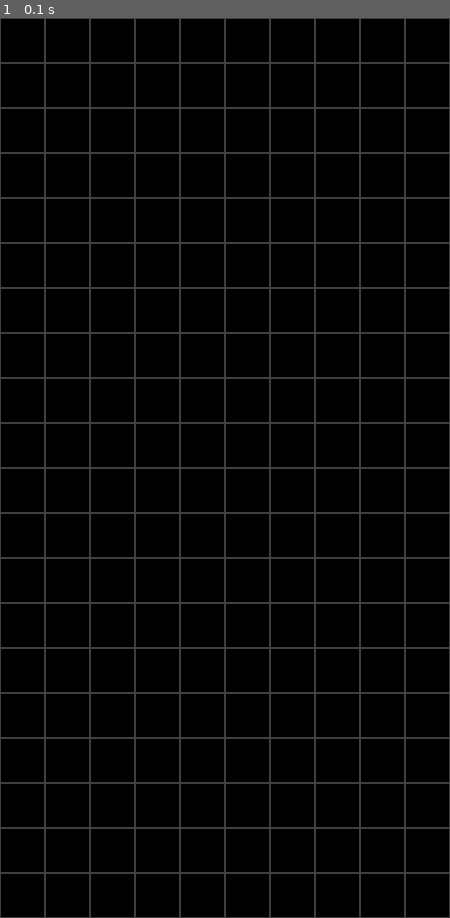
Above: before the commit, frame 1.
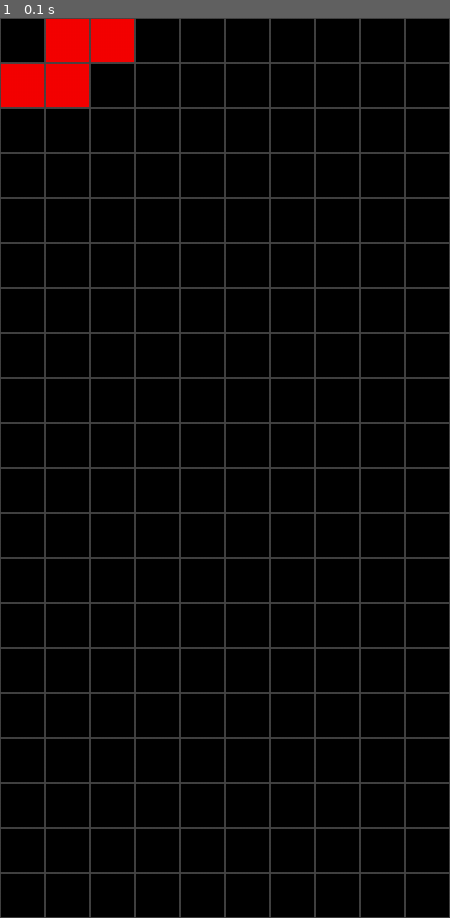
Above: after the commit, the same moment.

Repository: Dymoxz/TetrisAI
Game: pygame game, started from improved.py
Same seed, same stepped clock (60 frames per second), same inputs: the game is played once before the commit and once after it.
Inputs:
- Up to frame 1 (0.1 s): no input

The runs differ from the first frame. In frame 1, 1.8% of the frame differs, in the area x 0-30%, y 0-10%.

Commit message:
Update improved.py

Diff:
--- a/improved.py
+++ b/improved.py
@@ -1,7 +1,7 @@
 from ast import excepthandler
 import pygame
 import random
-
+import time
 #initalize pygame window
 pygame.init()
 width, height = 480, 960
@@ -128,6 +128,9 @@
 
 
 def initShapes(shapeee):
+
+    # create rotated versions of shape
+    # add the rotated version to a new list called fullShapes
     for shape in shapeee:
         shape2 = []
         for rotShape in shape:
@@ -141,6 +144,7 @@
 
         fullShapes.append(shape2)
 
+    # ger the relative coords of all the shapes
     fullShapesCoordsREL = []
     for shapes in fullShapes:
         shapeList = []
@@ -153,65 +157,61 @@
                         rotList.append(coord)
             shapeList.append(rotList)
         fullShapesCoordsREL.append(shapeList)
-    return fullShapesCoordsREL
-
+
+    # get all the minimum x and y values of all the shapes
+    allMinXY = []
+    for shape in fullShapesCoordsREL:
+        shapeMinXY = []
+        for rotation in shape:
+            xList = []
+            yList = []
+            for coord in rotation:
+                xList.append(coord[0])
+                yList.append(coord[1])
+            xMin = min(xList)
+            yMin = min(yList)
+            shapeMinXY.append([xMin,yMin])
+        allMinXY.append(shapeMinXY)
+
+    # move all the shapes so they are closest to the top left (0,0)
+    allNew = []
+    for shapeI in range(len(fullShapesCoordsREL)):
+        newShape = []
+        for rotI in range(len(fullShapesCoordsREL[shapeI])):
+            newRotation = []
+            for coordI in range(len(fullShapesCoordsREL[shapeI][rotI])):
+                newCoord = []
+                newCoord = [fullShapesCoordsREL[shapeI][rotI][coordI][0] - allMinXY[shapeI][rotI][0], fullShapesCoordsREL[shapeI][rotI][coordI][1] - allMinXY[shapeI][rotI][1]]
+                newRotation.append(newCoord)
+            newShape.append(newRotation)
+        allNew.append(newShape)
+    return allNew
+
+
+# get all the data from the shapes
 allShapesCoordsREL = initShapes(shapes)
-
-
-# [[2,1],[1,2],[2,2],[3,2]]
-
-# laagste y = [2,1]
-# 0 -> 1 = 1
-# yOffset = 1
-
-# laagste x = [1,2]
-# 0 -> 1 = 1
-# xOffset = 1
-
-# for elke coordinaat-
-# offset met x en y offset
-MIN = []
-MAX = []
-allMinXY = []
-for shape in allShapesCoordsREL:
-    shapeMinXY = []
-    for rotation in shape:
-        xList = []
-        yList = []
-        for coord in rotation:
-            xList.append(coord[0])
-            yList.append(coord[1])
-        xMin = min(xList)
-        yMin = min(yList)
-        shapeMinXY.append([xMin,yMin])
-    allMinXY.append(shapeMinXY)
-
-allNew = []
-for shapeI in range(len(allShapesCoordsREL)):
-    newShape = []
-    for rotI in range(len(allShapesCoordsREL[shapeI])):
-        newRotation = []
-        for coordI in range(len(allShapesCoordsREL[shapeI][rotI])):
-            newCoord = []
-            # allShapesCoordsREL[shapeI][rotI][coordI][0] += allMinXY[shapeI][rotI][0][0]
-            # allShapesCoordsREL[shapeI][rotI][coordI][1] += allMinXY[shapeI][rotI][0][1]
-            # print(allShapesCoordsREL[shapeI][rotI][coordI])
-            # print(allMinXY[shapeI][rotI])
-            newCoord = [allShapesCoordsREL[shapeI][rotI][coordI][0] - allMinXY[shapeI][rotI][0], allShapesCoordsREL[shapeI][rotI][coordI][1] - allMinXY[shapeI][rotI][1]]
-            newRotation.append(newCoord)
-        newShape.append(newRotation)
-    allNew.append(newShape)
-            # print(newCoord)
 
 
 def DrawBoard():
     global blockSize
     global boardColours
-    #grid
     for x in range(0, width, blockSize):
         for y in range(0, height, blockSize):
             rect = pygame.Rect(x, y, blockSize, blockSize)
             pygame.draw.rect(screen, gray, rect, 1)
+
+
+def RenderShape(shapeCoords, color, startX, startY, rotation):
+    blockSize = 48
+    for coords in shapeCoords[rotation]:
+        x = coords[0] + startX
+        y = coords[1] + startY
+        rect = pygame.Rect(x * blockSize, y * blockSize, blockSize, blockSize)
+        pygame.draw.rect(screen, color, rect)
+
+
+
+
 
 running = True
 dropping = True
@@ -224,9 +224,14 @@
     except:
         currentShape = beginShape
     nextShape = random.choice(allShapesCoordsREL)
+    currentColour = colours[allShapesCoordsREL.index(currentShape)]
 
     print(shapeNames[allShapesCoordsREL.index(currentShape)], shapeNames[allShapesCoordsREL.index(nextShape)])
-    print(allNew[allShapesCoordsREL.index(currentShape)][rotation])
+    print(allShapesCoordsREL[allShapesCoordsREL.index(currentShape)][rotation])
+
+    RenderShape(currentShape, currentColour, 0, 0, rotation)
+
+
     while dropping:
         DrawBoard()
         pygame.display.update()
@@ -237,6 +242,7 @@
             if event.type == pygame.QUIT:
                 running = False
                 dropping = False
+
 pygame.quit()
 
 
